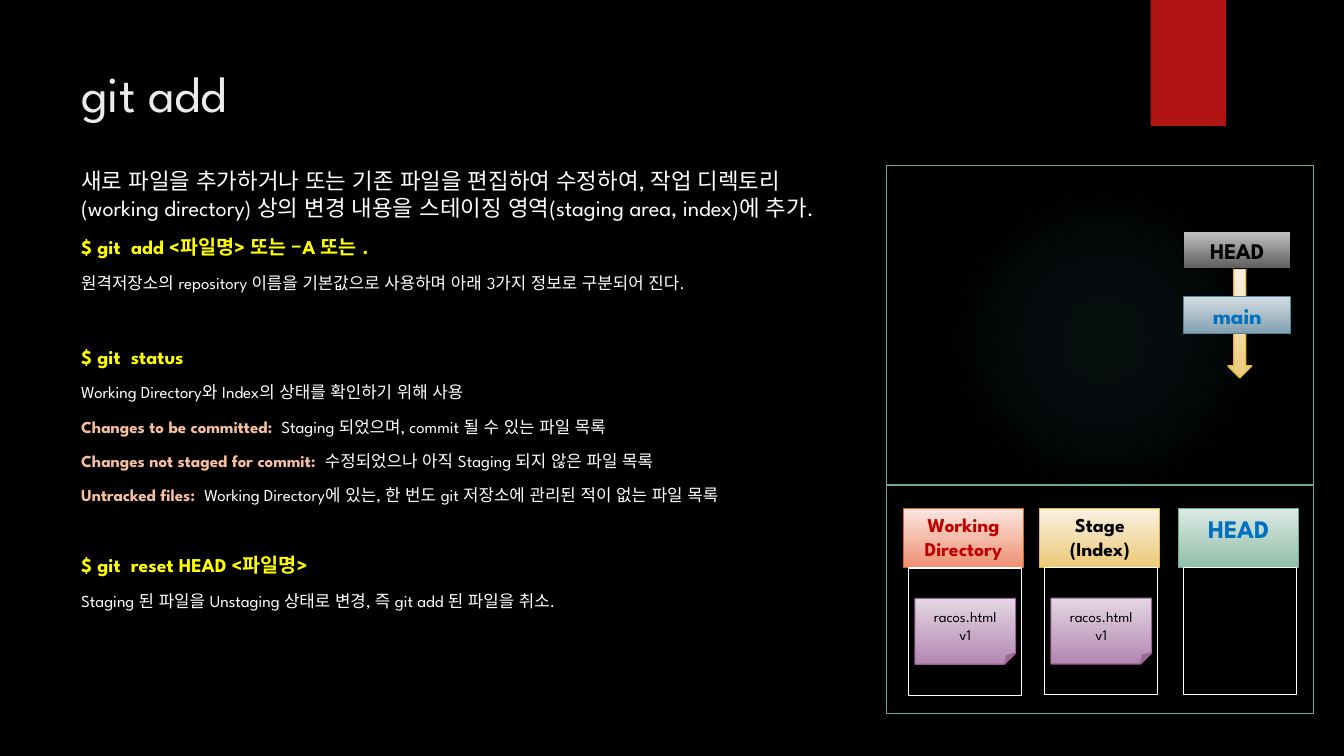
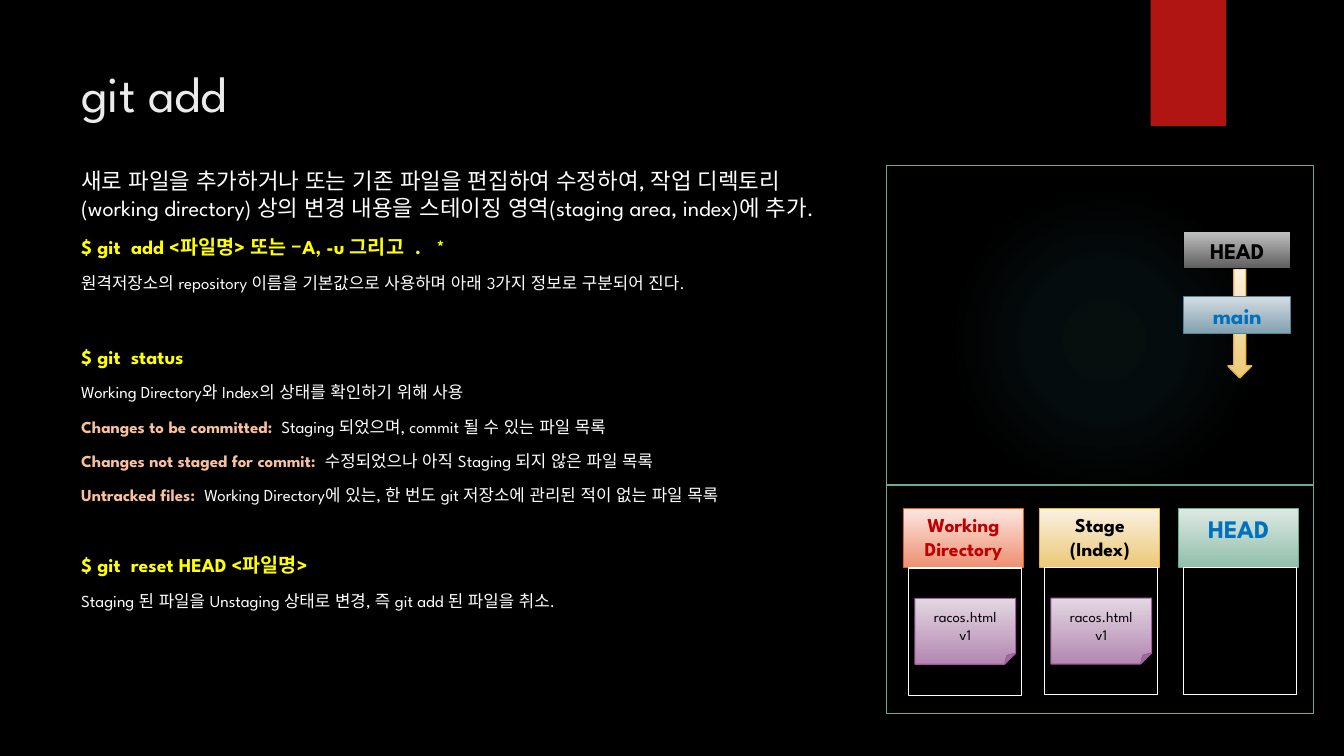
Before and after one commit to iredseal/Learning, a slide deck: slide 8 of Tools/git/SW 형상 관리.pptx. Drawn at 1344x756 pixels with LibreOffice and Linux fonts; fonts in the diff are those of the drawing; background and template pictures are left out. Boxes give left, top, right and bottom in pixels: in the first picture for what was removed or moved away, otherwise in the second. Text is boxed around its words. In the diff, an @@ line names an element or a change of style, - is before the commit and + after.

```diff
--- a/Tools/git/SW 형상 관리.pptx
+++ b/Tools/git/SW 형상 관리.pptx
@@ text at box(97, 237, 404, 259): text changed @@
-$ git add <파일명> 또는 –A 또는 .
+$ git add <파일명> 또는 –A, -u 그리고 . *
```
Also in this commit, not shown: 3 other slides changed.
